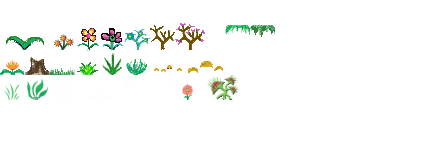
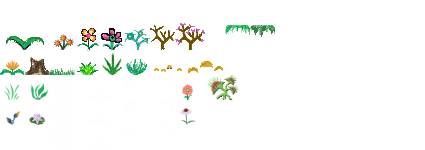
The second w=425, h=150 image is a revision of the first. Changes to its layers:
added layer "Layer 7" above "Layer 5" over [180, 108, 196, 125]
added layer "Layer 5" above "Layer 6" over [6, 111, 21, 125]
added layer "Layer 6" above "Plants" over [29, 113, 45, 125]
painted on "2" over [27, 79, 48, 100]
